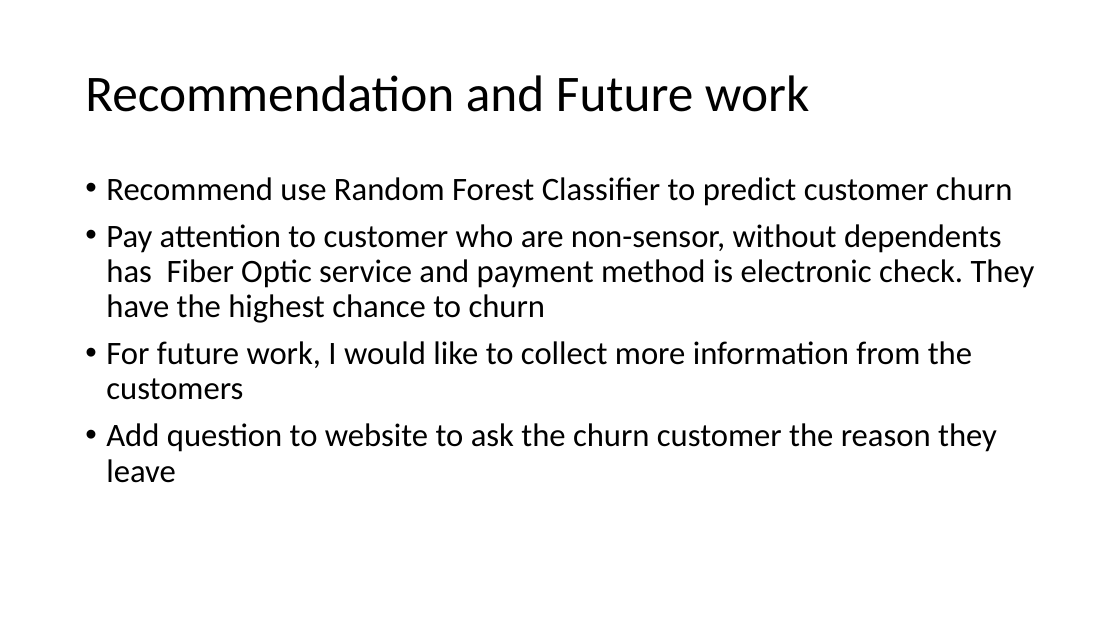
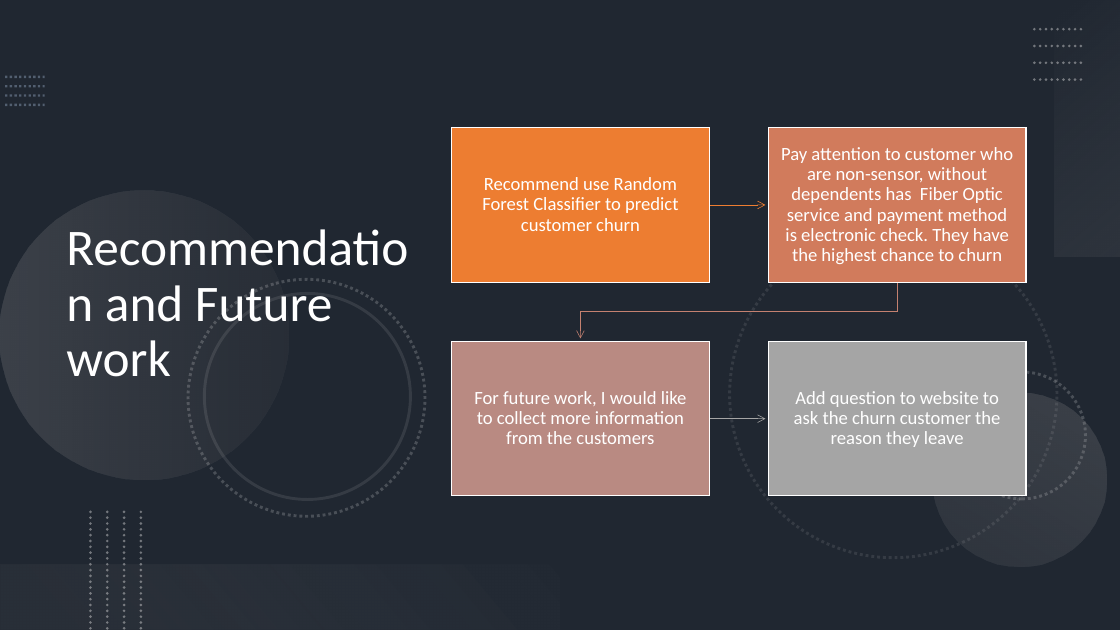
Before and after one commit to jinshuochen/Spring-Board-Capstone-Three, a slide deck: slide 19 of Customer Churn/reports/Customer Churn Final Presentation.pptx (slide 20 before the commit). Drawn at 1120x630 pixels with LibreOffice and Linux fonts; fonts in the diff are those of the drawing. Boxes give left, top, right and bottom in pixels: in the first picture for what was removed or moved away, otherwise in the second. Text is boxed around its words. In the diff, an @@ line names an element or a change of style, - is before the commit and + after.

Commit message:
Updated Final Presentation
Changed the background

```diff
--- a/Customer Churn/reports/Customer Churn Final Presentation.pptx
+++ b/Customer Churn/reports/Customer Churn Final Presentation.pptx
@@ background #000000 to #44546A @@
@@ rectangle added at box(0, 0, 1120, 630), fill #000000 at 53% opacity @@
@@ rectangle added at box(1055, 0, 1120, 257), fill gradient #F5F5F5 to #AFABAB @@
@@ title "Recommendation and Future work" rewrapped from box(85, 75, 809, 112) to box(66, 285, 332, 377) @@
@@ group added at box(5, 77, 45, 105): 4 lines @@
@@ group added at box(1034, 29, 1085, 80): 4 lines @@
@@ text removed at box(106, 177, 1035, 483) @@
-• Recommend use Random Forest Classifier to predict customer churn
-• Pay attention to customer who are non-sensor, without dependents has Fiber Optic service and payment method is electronic check. They have the highest chance to churn
-• For future work, I would like to collect more information from the customers
-• Add question to website to ask the churn customer the reason they leave
@@ group added at box(0, 191, 1120, 599): 6 ellipses @@
@@ group added at box(452, 128, 1027, 496): 4 rectangles, 4 texts, 3 freeform shapes @@
+Recommend use Random Forest Classifier to predict customer churn
+Pay attention to customer who are non-sensor, without dependents has Fiber Optic service and payment method is electronic check. They have the highest chance to churn
+For future work, I would like to collect more information from the customers
+Add question to website to ask the churn customer the reason they leave
@@ group added at box(91, 512, 141, 630): 4 lines @@
@@ rectangle added at box(0, 565, 560, 630), fill gradient #767171 to #F1F0F0 @@
```
Also in this commit, not shown: 17 other slides changed, 1 slide removed.
